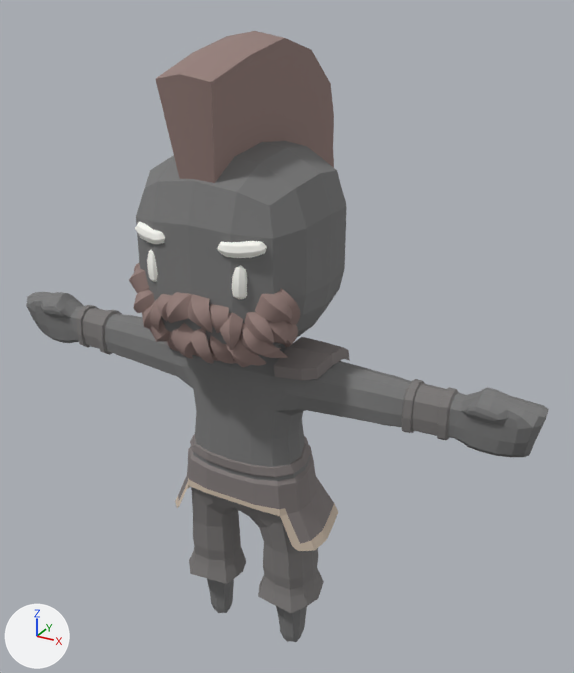
An edit to the glTF model client/public/assets/characters/Viking_Male.glb, drawn before and after from the same camera.
Before and after are seen from a 50 mm lens placed at (0.542, -0.871, 0.974), pointed at (0.028, 0.064, 0.507). Arrows for +X, +Y and +Z are at lower left; the lights stay in place. The first picture is the older version. Where no turn or scale is listed for an object, it has been applied to the vertices. Vertices at exactly the same position are counted once.

In view in the first picture: 'Body'.
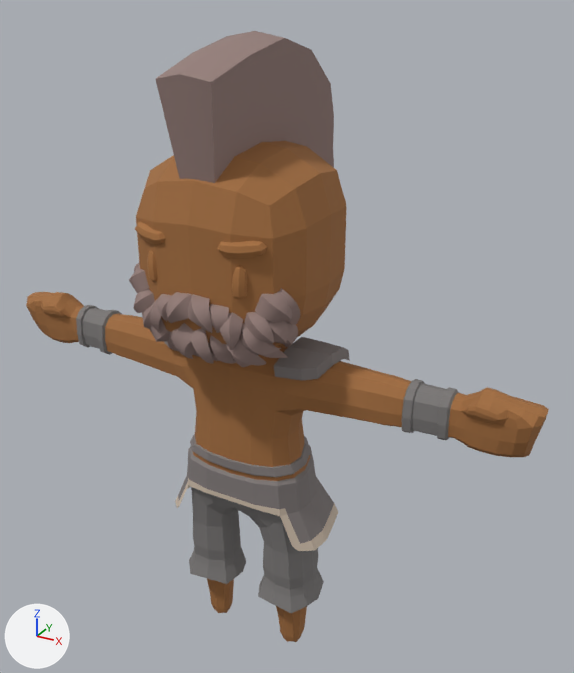
Pixel boxes [x1, y1, x2, y2] of what changed, in the pictures (574 x 673 px):
```json
{"part": 1, "of": "me_mesh_0", "change": "recoloured", "before": [26, 141, 549, 642], "after": [26, 141, 549, 642], "on screen": "grey to brown"}
{"part": 2, "of": "me_mesh_0", "change": "recoloured", "before": [135, 222, 267, 299], "after": [135, 222, 267, 299], "on screen": "white to brown"}
```

Scene script edits in JSON lines:
```json
{"block": "me_mesh_0", "where": "me_mesh_0.from_pydata(...)  # 3242 vertices, 6260 faces; spans x -0.414..0.414, y -0.144..0.193, z -0.005..0.924"}
{"block": "me_mesh_0", "where": "# used by ob_body; location = (0.0, 0.0, 0.0)"}
{"block": "me_mesh_0", "change": "me_mesh_0 part 1: 1552 faces centred in x -0.413..0.413, y -0.124..0.124, z -0.003..0.792 are repainted in the vertex colours; the middle colour goes from grey #797979 to brown #a26d3d"}
{"block": "me_mesh_0", "change": "me_mesh_0 part 2: 320 faces centred in x -0.092..0.092, y -0.127..-0.1, z 0.632..0.704 are repainted in the vertex colours; the middle colour goes from white #fffff9 to brown #a8713f"}
```
